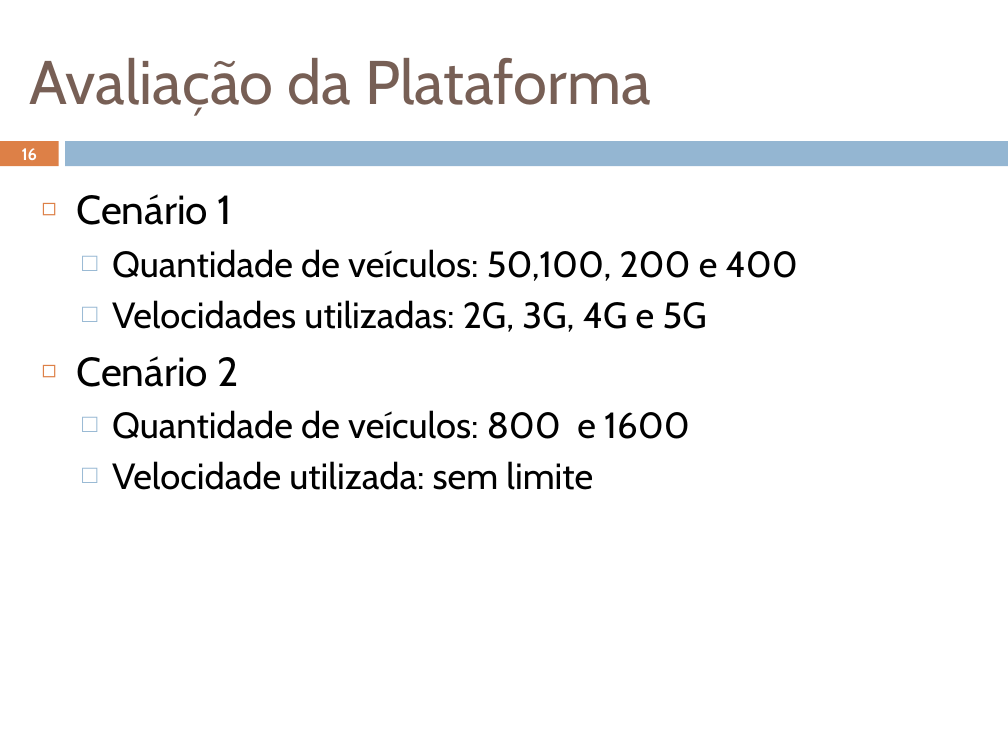
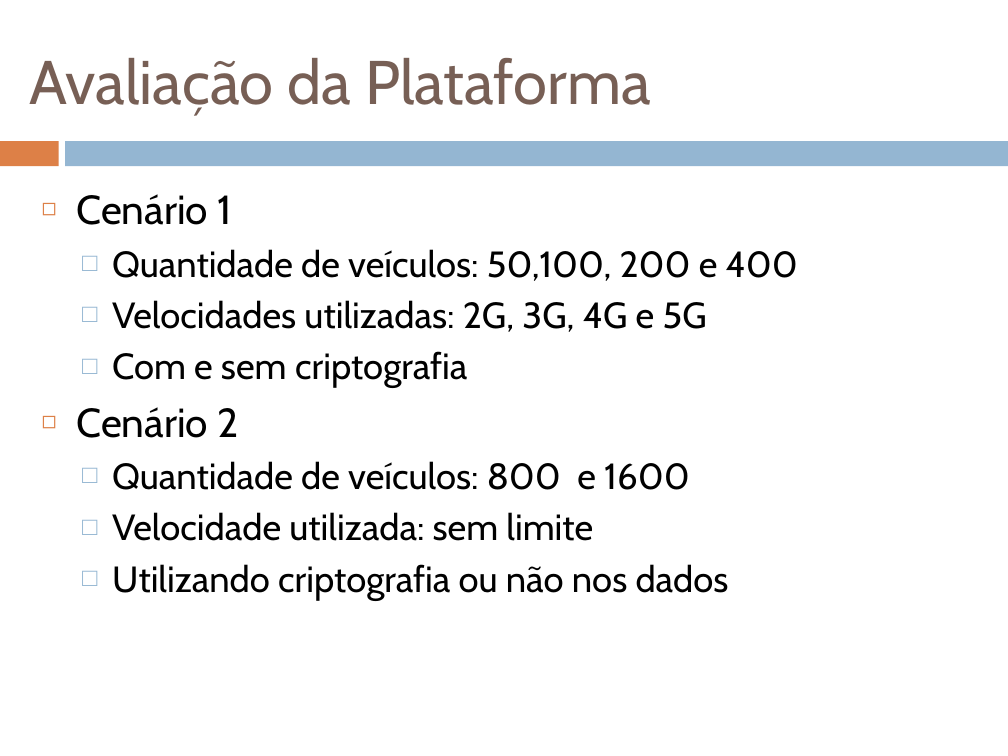
Before and after one commit to geoleite/Mestrado, a slide deck: slide 16 of Apresentacao/ApresentaçãoV1.pptx. Drawn at 1008x756 pixels with LibreOffice and Linux fonts; fonts in the diff are those of the drawing. Boxes give left, top, right and bottom in pixels: in the first picture for what was removed or moved away, otherwise in the second. Text is boxed around its words. In the diff, an @@ line names an element or a change of style, - is before the commit and + after.

```diff
--- a/Apresentacao/ApresentaçãoV1.pptx
+++ b/Apresentacao/ApresentaçãoV1.pptx
@@ page number removed at <box>22,148,37,160</box> @@
-16
@@ text at <box>112,351,467,388</box>: paragraph added @@
+  □ Com e sem criptografia
@@ text at <box>112,564,729,600</box>: paragraph added @@
+  □ Utilizando criptografia ou não nos dados
```
Also in this commit, not shown: 24 other slides changed, 7 other files.
